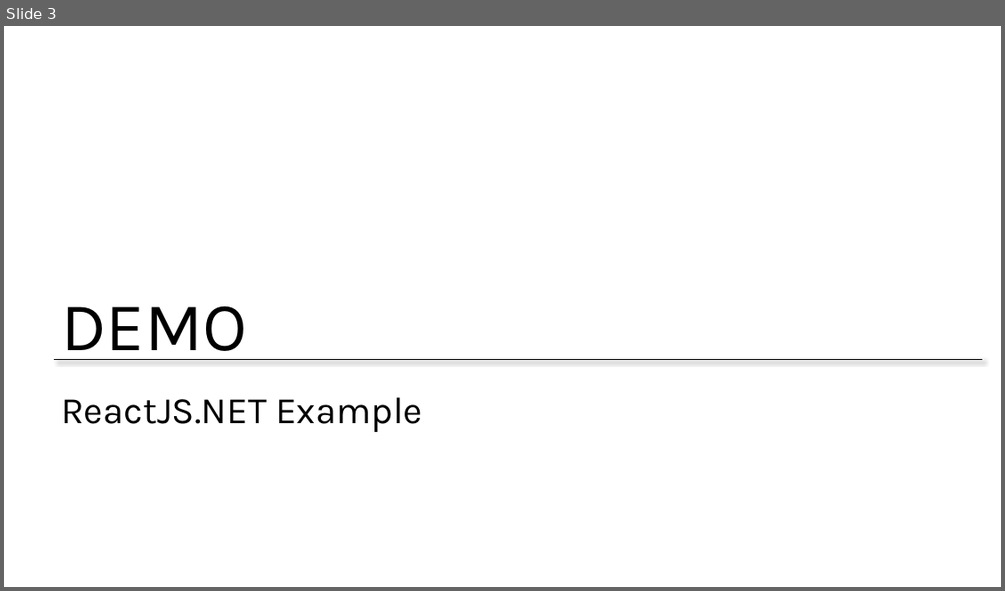
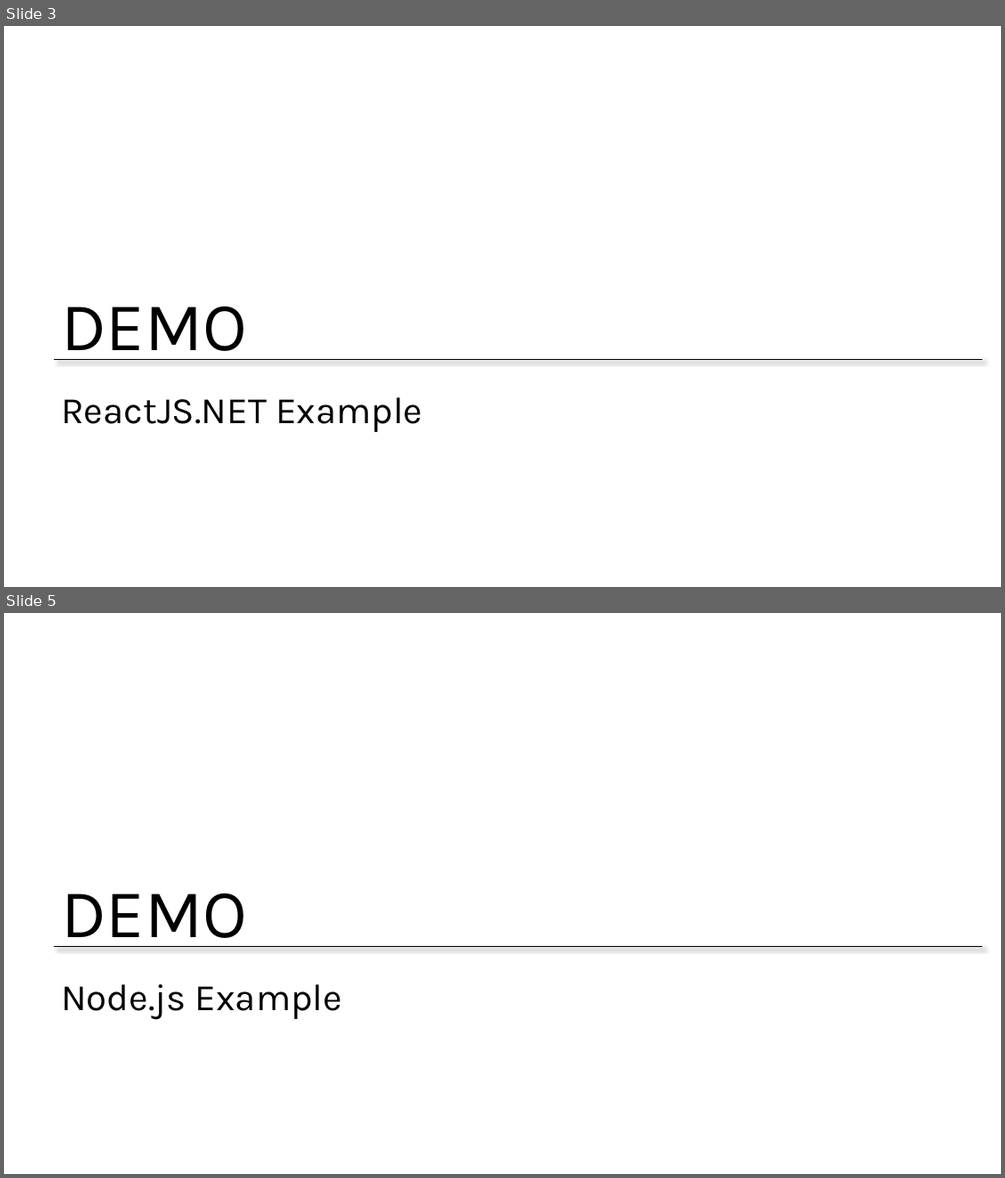
Before and after one commit to MicrosoftLearning/ReactJS, a slide deck: Slides/4 - Working with Back-end Servers.pptx. Shown one above the other, each under a label of ours: slide 3 before the commit, slides 3 and 5 after it; the slides between them are not shown. The pictures are 1005x591 and 1005x1178 pixels, drawn with LibreOffice and Linux fonts; fonts in the diff are those of the drawing; background and template pictures are left out. Boxes give left, top, right and bottom in pixels: in the first picture for what was removed or moved away, otherwise in the second. Text is boxed around its words. In the diff, an @@ line names an element or a change of style, - is before the commit and + after.

```diff
--- a/Slides/4 - Working with Back-end Servers.pptx
+++ b/Slides/4 - Working with Back-end Servers.pptx
@@ slide 5 added at (4,613,1001,1174), background #FFFFFF; not listed: 2 template elements that a slide beside it also shows @@
@@ title added at (61,984,342,1020), 36 pt, text #000000 @@
+Node.js Example
```
Also in this commit, not shown: 1 slide changed, 4 other files.
